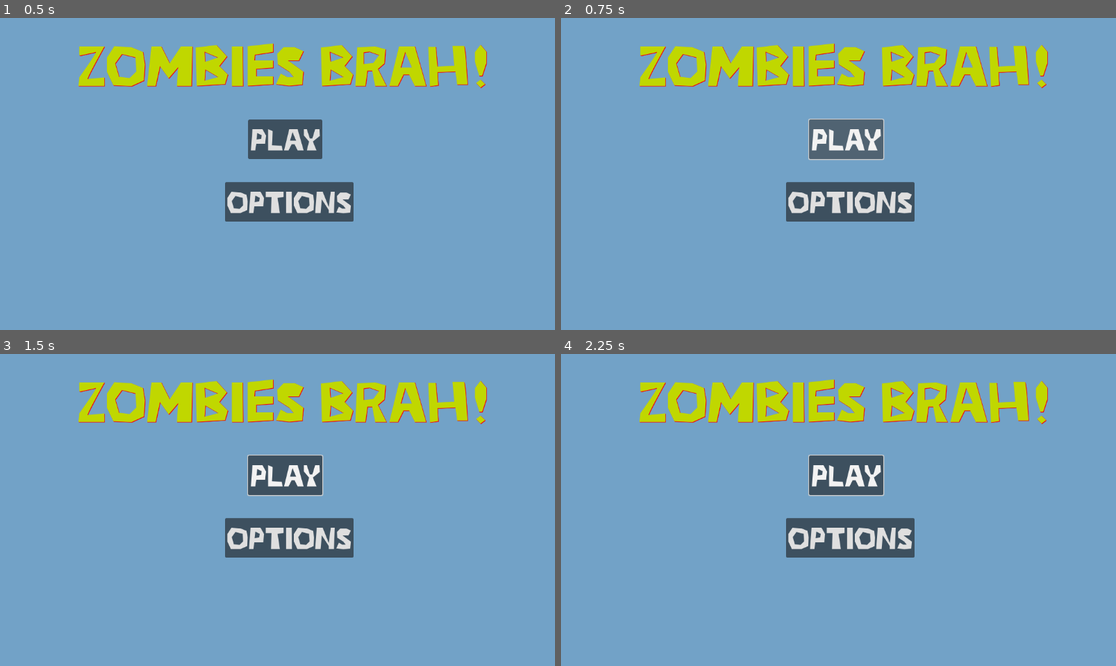
Above: before the commit, frames 1-4 (two rows, left to right).
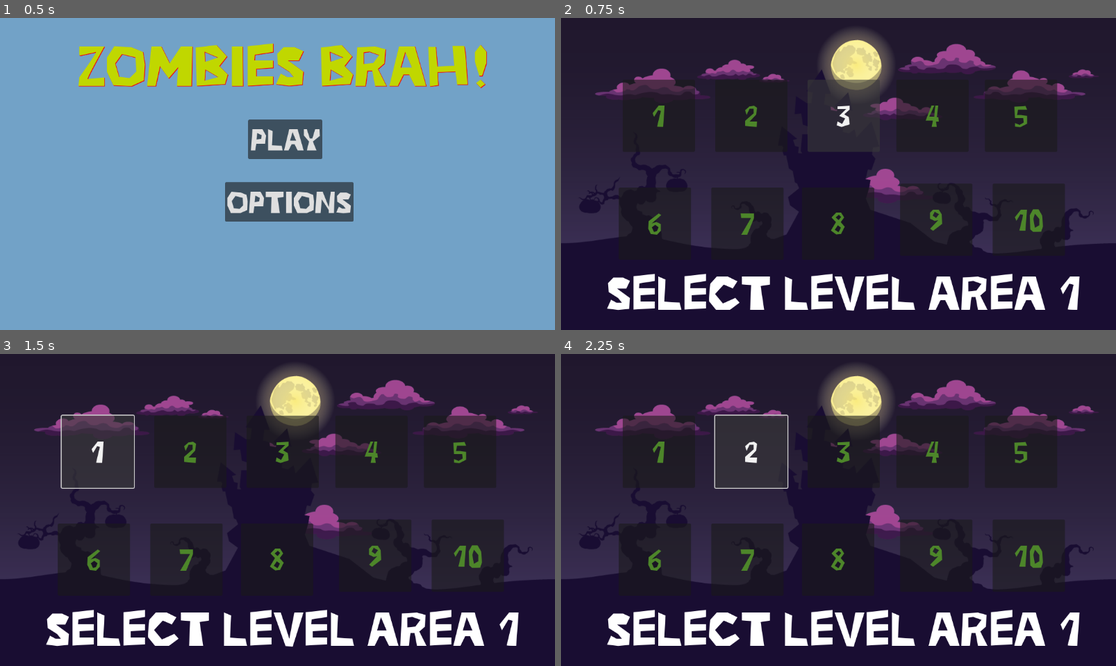
Above: after the commit, the same moments.

Repository: mr-moosebear/ZombiesBrah
Game: Godot game, scene res://Menus/main_menu.tscn
Two runs of this game, one before a commit and one after it. Both use one fixed random seed, a clock stepped at 60 frames per second and the inputs below. Before the commit the project has no main scene; this scene is started directly in both runs.
Inputs (mouse positions are in pixels of both pictures, inside the frame that each line leads up to):
- Up to frame 1 (0.5 s): no input
- Up to frame 2 (0.75 s): click "Play" at 0.5 s
- Up to frame 3 (1.5 s): click (99, 450) at 1.25 s, where only the run after the commit has a clickable "1"
- Up to frame 4 (2.25 s): click (749, 450) at 2 s, where only the run after the commit has a clickable "2"

Frame 1 is identical in both runs. In frame 2, 100% of the frame differs, in the area x 0-100%, y 0-100%; in frame 3, 100%; in frame 4, 100%.

Commit message:
More things

Diff:
--- /dev/null
+++ b/Levels/Area_1/area_1_level_1.tscn
@@ -0,0 +1,11 @@
+[gd_scene load_steps=2 format=3 uid="uid://d0wj7jnthsouo"]
+
+[ext_resource type="Texture2D" uid="uid://co2wjwulh8x5x" path="res://Art/Backgrounds/Cartoon Spooky Level Set_Background - Layer 00.png" id="1_ndrv1"]
+
+[node name="Area1Level1" type="Node2D"]
+
+[node name="Background" type="TextureRect" parent="."]
+offset_right = 1156.0
+offset_bottom = 653.0
+texture = ExtResource("1_ndrv1")
+expand_mode = 1
--- /dev/null
+++ b/Menus/level_select_area_1.gd
@@ -0,0 +1,29 @@
+extends Control
+# Default Stars
+var area_stars : Dictionary = {
+	"One": 0,
+	"two": 2,
+	"three": 0,
+	"four": 0,
+	"five": 0,
+	"six": 0,
+	"seven": 0,
+	"eight": 3,
+	"nine": 0,
+	"ten": 0
+}
+
+func _ready() -> void:
+	foo()
+
+func foo() -> void:
+	#var dict = Global.load_area_stars()
+	var count = 0
+	for i in area_stars.keys():
+		#print(dict[i])
+		count += int(area_stars[i])
+	print(count)
+
+
+func _on_level_button_1_pressed() -> void:
+	pass # Replace with function body.
--- /dev/null
+++ b/Menus/level_select_area_1.tscn
@@ -0,0 +1,153 @@
+[gd_scene load_steps=4 format=3 uid="uid://cliempejo7hyv"]
+
+[ext_resource type="Script" path="res://Menus/level_select_area_1.gd" id="1_4qscf"]
+[ext_resource type="Texture2D" uid="uid://co2wjwulh8x5x" path="res://Art/Backgrounds/Cartoon Spooky Level Set_Background - Layer 00.png" id="1_bm5ld"]
+[ext_resource type="FontFile" uid="uid://4dryopf57ihr" path="res://Art/Fonts/ZeroCool.otf" id="2_3d5g5"]
+
+[node name="LevelSelectArea1" type="Control"]
+layout_mode = 3
+anchors_preset = 15
+anchor_right = 1.0
+anchor_bottom = 1.0
+grow_horizontal = 2
+grow_vertical = 2
+script = ExtResource("1_4qscf")
+
+[node name="TextureRect" type="TextureRect" parent="."]
+layout_mode = 0
+offset_right = 1159.0
+offset_bottom = 650.0
+texture = ExtResource("1_bm5ld")
+expand_mode = 1
+
+[node name="LevelButton1" type="Button" parent="."]
+layout_mode = 2
+offset_left = 128.0
+offset_top = 128.0
+offset_right = 278.0
+offset_bottom = 278.0
+theme_override_colors/font_color = Color(0.303046, 0.52649, 0.16547, 1)
+theme_override_colors/font_outline_color = Color(0.917647, 0, 0, 1)
+theme_override_fonts/font = ExtResource("2_3d5g5")
+theme_override_font_sizes/font_size = 64
+text = "1"
+
+[node name="LevelButton2" type="Button" parent="."]
+layout_mode = 2
+offset_left = 320.0
+offset_top = 128.0
+offset_right = 470.0
+offset_bottom = 278.0
+theme_override_colors/font_color = Color(0.303046, 0.52649, 0.16547, 1)
+theme_override_colors/font_outline_color = Color(0.917647, 0, 0, 1)
+theme_override_fonts/font = ExtResource("2_3d5g5")
+theme_override_font_sizes/font_size = 64
+text = "2"
+
+[node name="LevelButton3" type="Button" parent="."]
+layout_mode = 2
+offset_left = 512.0
+offset_top = 128.0
+offset_right = 662.0
+offset_bottom = 278.0
+theme_override_colors/font_color = Color(0.303046, 0.52649, 0.16547, 1)
+theme_override_colors/font_outline_color = Color(0.917647, 0, 0, 1)
+theme_override_fonts/font = ExtResource("2_3d5g5")
+theme_override_font_sizes/font_size = 64
+text = "3"
+
+[node name="LevelButton4" type="Button" parent="."]
+layout_mode = 2
+offset_left = 696.0
+offset_top = 128.0
+offset_right = 846.0
+offset_bottom = 278.0
+theme_override_colors/font_color = Color(0.303046, 0.52649, 0.16547, 1)
+theme_override_colors/font_outline_color = Color(0.917647, 0, 0, 1)
+theme_override_fonts/font = ExtResource("2_3d5g5")
+theme_override_font_sizes/font_size = 64
+text = "4"
+
+[node name="LevelButton5" type="Button" parent="."]
+layout_mode = 2
+offset_left = 880.0
+offset_top = 128.0
+offset_right = 1030.0
+offset_bottom = 278.0
+theme_override_colors/font_color = Color(0.303046, 0.52649, 0.16547, 1)
+theme_override_colors/font_outline_color = Color(0.917647, 0, 0, 1)
+theme_override_fonts/font = ExtResource("2_3d5g5")
+theme_override_font_sizes/font_size = 64
+text = "5"
+
+[node name="LevelButton6" type="Button" parent="."]
+layout_mode = 2
+offset_left = 120.0
+offset_top = 352.0
+offset_right = 270.0
+offset_bottom = 502.0
+theme_override_colors/font_color = Color(0.303046, 0.52649, 0.16547, 1)
+theme_override_colors/font_outline_color = Color(0.917647, 0, 0, 1)
+theme_override_fonts/font = ExtResource("2_3d5g5")
+theme_override_font_sizes/font_size = 64
+text = "6"
+
+[node name="LevelButton7" type="Button" parent="."]
+layout_mode = 2
+offset_left = 312.0
+offset_top = 352.0
+offset_right = 462.0
+offset_bottom = 502.0
+theme_override_colors/font_color = Color(0.303046, 0.52649, 0.16547, 1)
+theme_override_colors/font_outline_color = Color(0.917647, 0, 0, 1)
+theme_override_fonts/font = ExtResource("2_3d5g5")
+theme_override_font_sizes/font_size = 64
+text = "7"
+
+[node name="LevelButton8" type="Button" parent="."]
+layout_mode = 2
+offset_left = 500.0
+offset_top = 352.0
+offset_right = 650.0
+offset_bottom = 502.0
+theme_override_colors/font_color = Color(0.303046, 0.52649, 0.16547, 1)
+theme_override_colors/font_outline_color = Color(0.917647, 0, 0, 1)
+theme_override_fonts/font = ExtResource("2_3d5g5")
+theme_override_font_sizes/font_size = 64
+text = "8"
+
+[node name="LevelButton9" type="Button" parent="."]
+layout_mode = 2
+offset_left = 704.0
+offset_top = 344.0
+offset_right = 854.0
+offset_bottom = 494.0
+theme_override_colors/font_color = Color(0.303046, 0.52649, 0.16547, 1)
+theme_override_colors/font_outline_color = Color(0.917647, 0, 0, 1)
+theme_override_fonts/font = ExtResource("2_3d5g5")
+theme_override_font_sizes/font_size = 64
+text = "9"
+
+[node name="LevelButton10" type="Button" parent="."]
+layout_mode = 2
+offset_left = 896.0
+offset_top = 344.0
+offset_right = 1046.0
+offset_bottom = 494.0
+theme_override_colors/font_color = Color(0.303046, 0.52649, 0.16547, 1)
+theme_override_colors/font_outline_color = Color(0.917647, 0, 0, 1)
+theme_override_fonts/font = ExtResource("2_3d5g5")
+theme_override_font_sizes/font_size = 64
+text = "10"
+
+[node name="Label" type="Label" parent="."]
+layout_mode = 0
+offset_left = 94.0
+offset_top = 511.0
+offset_right = 1082.0
+offset_bottom = 627.0
+theme_override_fonts/font = ExtResource("2_3d5g5")
+theme_override_font_sizes/font_size = 101
+text = "Select Level Area 1"
+
+[connection signal="pressed" from="LevelButton1" to="." method="_on_level_button_1_pressed"]
--- /dev/null
+++ b/Menus/main_menu.gd
@@ -0,0 +1,5 @@
+extends Control
+
+
+func _on_play_game_button_pressed() -> void:
+	get_tree().change_scene_to_file("res://Menus/level_select_area_1.tscn")
--- a/Menus/main_menu.tscn
+++ b/Menus/main_menu.tscn
@@ -1,6 +1,7 @@
-[gd_scene load_steps=2 format=3 uid="uid://0l5a0m6dpxbh"]
+[gd_scene load_steps=3 format=3 uid="uid://0l5a0m6dpxbh"]
 
 [ext_resource type="FontFile" uid="uid://4dryopf57ihr" path="res://Art/Fonts/ZeroCool.otf" id="1_a0d3r"]
+[ext_resource type="Script" path="res://Menus/main_menu.gd" id="1_vki3k"]
 
 [node name="MainMenu" type="Control"]
 layout_mode = 3
@@ -9,6 +10,7 @@
 anchor_bottom = 1.0
 grow_horizontal = 2
 grow_vertical = 2
+script = ExtResource("1_vki3k")
 
 [node name="ColorRect" type="ColorRect" parent="."]
 layout_mode = 0
@@ -47,3 +49,5 @@
 theme_override_fonts/font = ExtResource("1_a0d3r")
 theme_override_font_sizes/font_size = 64
 text = "Options"
+
+[connection signal="pressed" from="PlayGameButton" to="." method="_on_play_game_button_pressed"]
--- /dev/null
+++ b/PlayerData/area_one.json
@@ -0,0 +1 @@
+{"One":0,"eight":0,"five":0,"four":0,"nine":0,"seven":0,"six":0,"ten":0,"three":0,"two":0}
--- /dev/null
+++ b/Scripts/global.gd
@@ -0,0 +1,26 @@
+extends Node
+
+
+
+#NOTE; Dictionary will not be saved in order
+func save_area_stars(dict: Dictionary) -> void:
+	var file = FileAccess.open("res://PlayerData/area_one.json", FileAccess.WRITE)
+	#var file = FileAccess.open("user:PlayerBoard.json", FileAccess.WRITE)
+	var json = JSON.stringify(dict)
+	file.store_line(json)
+	file.close()
+
+func load_area_stars():
+	var file = FileAccess.open("res://PlayerData/area_one.json", FileAccess.READ)
+	#var file = FileAccess.open("res://PlayerBoard.json", FileAccess.READ)
+	var string = file.get_as_text()
+	var json = JSON.new()
+	var err = json.parse(string)
+	if err == OK:
+		var data_retrieved = json.data
+		if typeof(data_retrieved) == TYPE_DICTIONARY:
+			return data_retrieved
+		else:
+			return
+	else:
+		return
--- a/project.godot
+++ b/project.godot
@@ -11,5 +11,10 @@
 [application]
 
 config/name="ZombiesBrah"
+run/main_scene="res://Menus/main_menu.tscn"
 config/features=PackedStringArray("4.3", "Forward Plus")
 config/icon="res://icon.svg"
+
+[autoload]
+
+Global="*res://Scripts/global.gd"
Binary file added: Art/Backgrounds/Cartoon Spooky Level Set_Background - Layer 00.png
Not shown, added: Art/Backgrounds/Cartoon Spooky Level Set_Background - Layer 00.png.import
Not shown, added: Art/SoundFX/514228__superphat__sniper-rifle.wav.import
Not shown, added: Art/SoundFX/514228__superphat__sniper-rifle.wav
